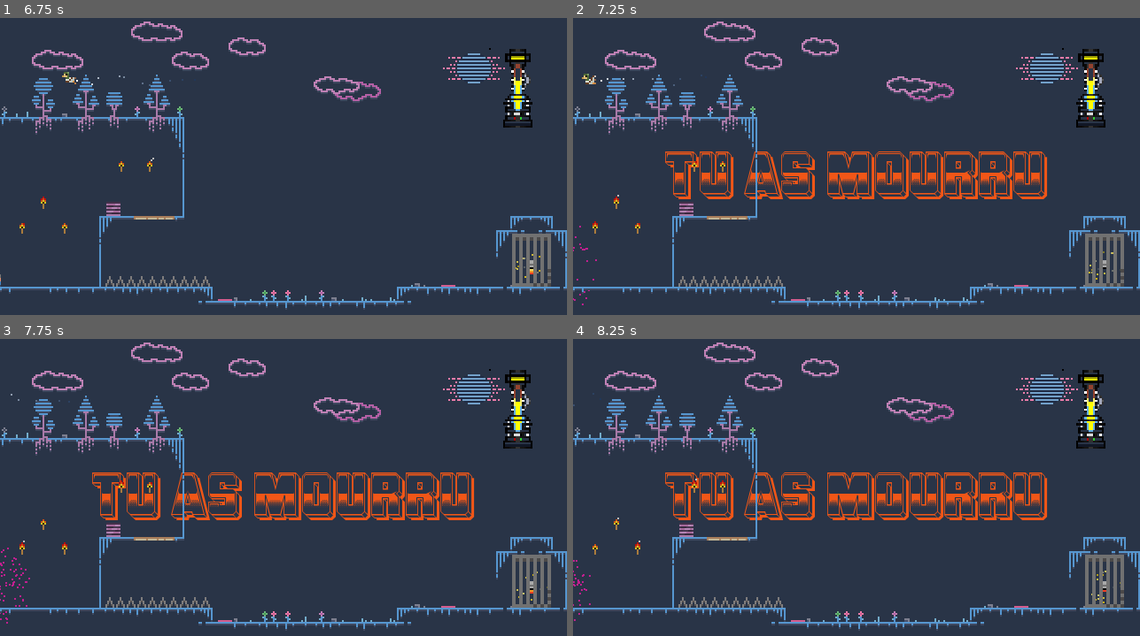
Above: before the commit, frames 1-4 (two rows, left to right).
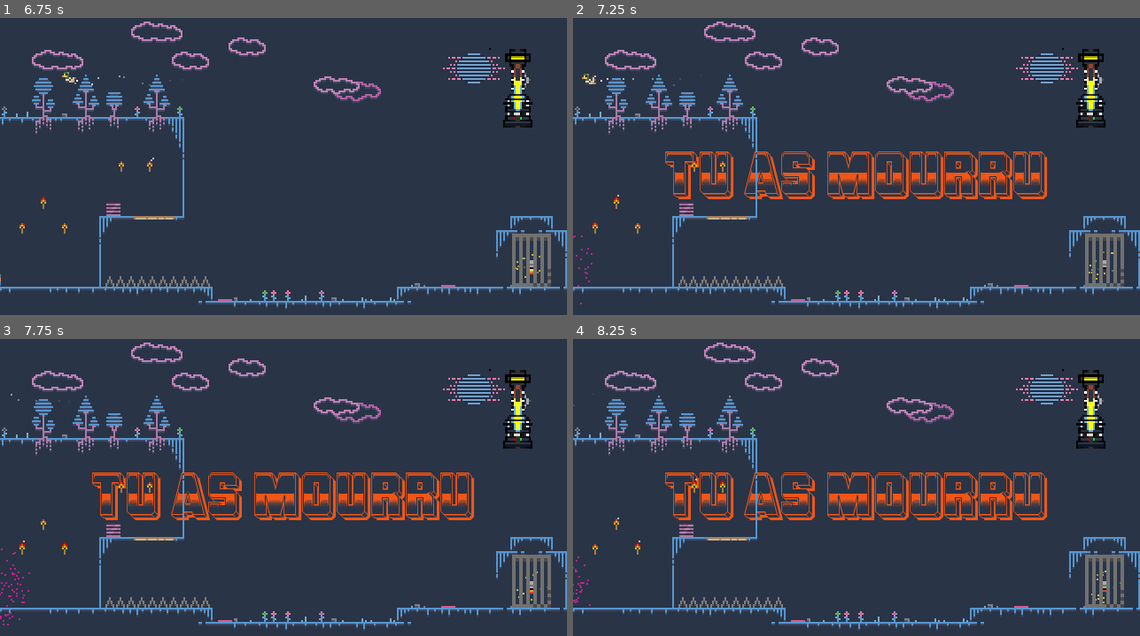
Above: after the commit, the same moments.

Repository: ddorn/gravity
Game: Godot game, scene res://Level2.tscn
Same seed, same stepped clock (60 frames per second), same inputs: the game is played once before the commit and once after it. This scene is started directly instead of the project's main scene. Sound files missing from this copy of the repository are replaced by a short silence.
Inputs:
- Up to frame 1 (6.75 s): hold Right (ui_right) 0.53-2.03 s; tap Up (ui_up) at 0.77, 1.52, 3.02, 3.77, 4.52, 6.02 s; hold Left (ui_left) 2.03-2.78 s; hold Right (ui_right) 2.78-4.28 s; hold Left (ui_left) 4.28-5.03 s; hold Right (ui_right) 5.03-5.78 s; hold Left (ui_left) from 5.78 s (still down)
- Up to frame 2 (7.25 s): keep holding Left (ui_left); tap Up (ui_up) at 6.77 s
- Up to frame 3 (7.75 s): release Left (ui_left) at 7.28 s; hold Right (ui_right) from 7.28 s (still down); tap Up (ui_up) at 7.52 s
- Up to frame 4 (8.25 s): keep holding Right (ui_right)

Frame 1 is identical in both runs. In frame 2, less than 0.1% of the frame differs, in the area x 0-5%, y 69-97%; in frame 3, 0.2%, in the area x 0-6%, y 70-97%; in frame 4, less than 0.1%.

Commit message:
Petit changements pour mieux afficher le texte

Diff:
--- a/Dialogue/RichTextLabel.gd
+++ b/Dialogue/RichTextLabel.gd
@@ -15,7 +15,7 @@
 func _set_Dialogue_Page(in_page, est_visible):
 	print("_set_Dialogue_Page :", in_page, " , ", est_visible);
 	texte_visible = est_visible;
-	set_bbcode(dialogue[page]);
+	set_bbcode(dialogue[in_page]);
 
 
 func _on_Timer_timeout():
--- a/Player.tscn
+++ b/Player.tscn
@@ -125,7 +125,6 @@
 anims/run = SubResource( 5 )
 
 [node name="DeathParticles" type="Particles2D" parent="."]
-visible = false
 position = Vector2( 0, -4 )
 emitting = false
 amount = 200
